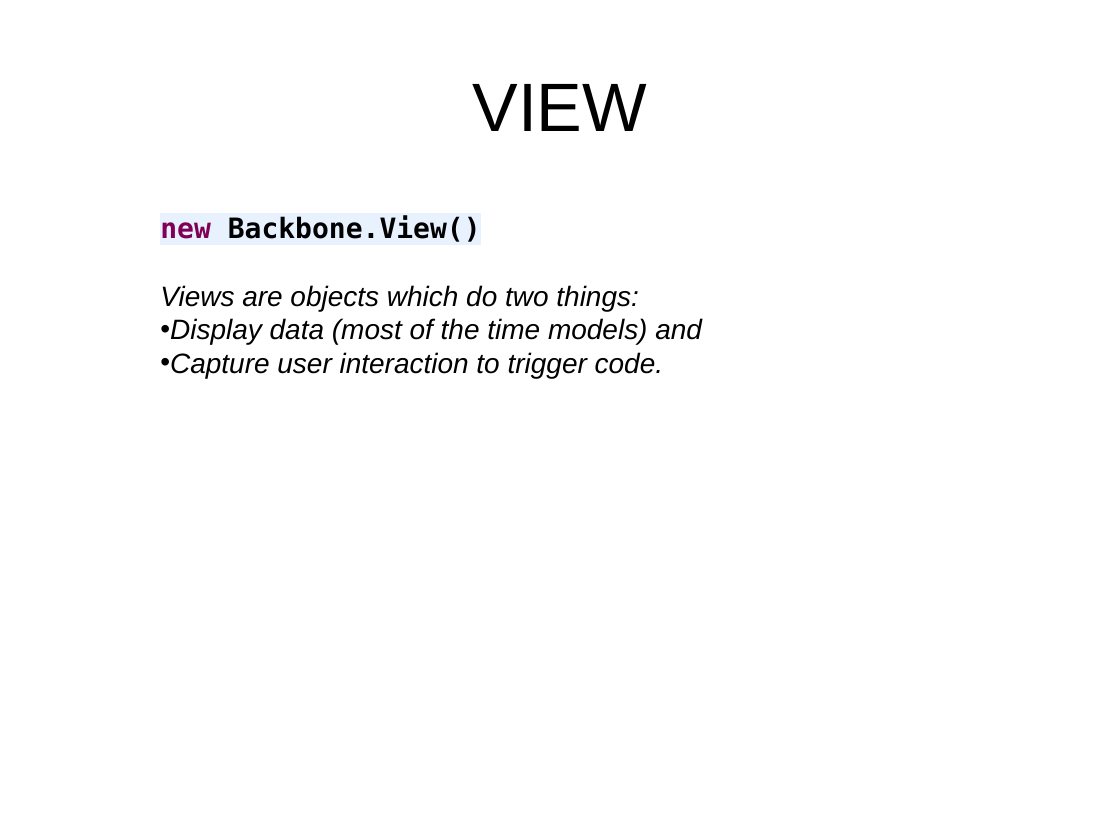
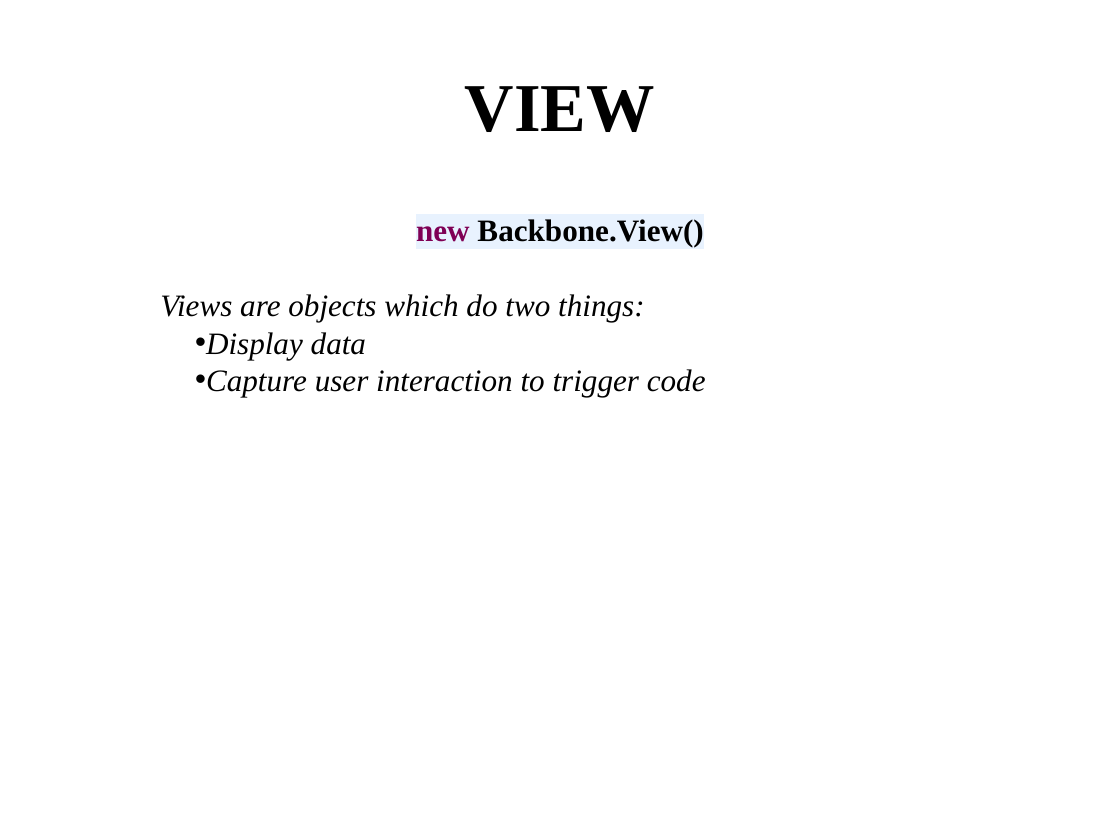
Before and after one commit to maivantan1992/DemoBackBone, a slide deck: slide 14 of DemoBackBone/src/main/resources/Slide/Backbone.pptx. Drawn at 1120x840 pixels with LibreOffice and Linux fonts; fonts in the diff are those of the drawing. Boxes give left, top, right and bottom in pixels: in the first picture for what was removed or moved away, otherwise in the second. Text is boxed around its words. In the diff, an @@ line names an element or a change of style, - is before the commit and + after.

```diff
--- a/DemoBackBone/src/main/resources/Slide/Backbone.pptx
+++ b/DemoBackBone/src/main/resources/Slide/Backbone.pptx
@@ title "VIEW" at (465,86,655,132): font Arial to Times New Roman, bold on @@
@@ text at (160,219,703,322): size 18 to 20 pt in "new Backbone.View()", "Views are objects which do two things:"; font DejaVu Sans Mono to Times New Roman in "new Backbone.View()"; font Arial to Times New Roman in "Views are objects which do two things:"; alignment left to centre @@
@@ text at (206,332,706,397): text changed; size 18 to 20 pt; font Arial to Times New Roman @@
-• Display data (most of the time models) and
-• Capture user interaction to trigger code.
+• Display data
+• Capture user interaction to trigger code
```
Also in this commit, not shown: 17 other slides changed, 2 slides added, 2 slides removed, 1 other file.
